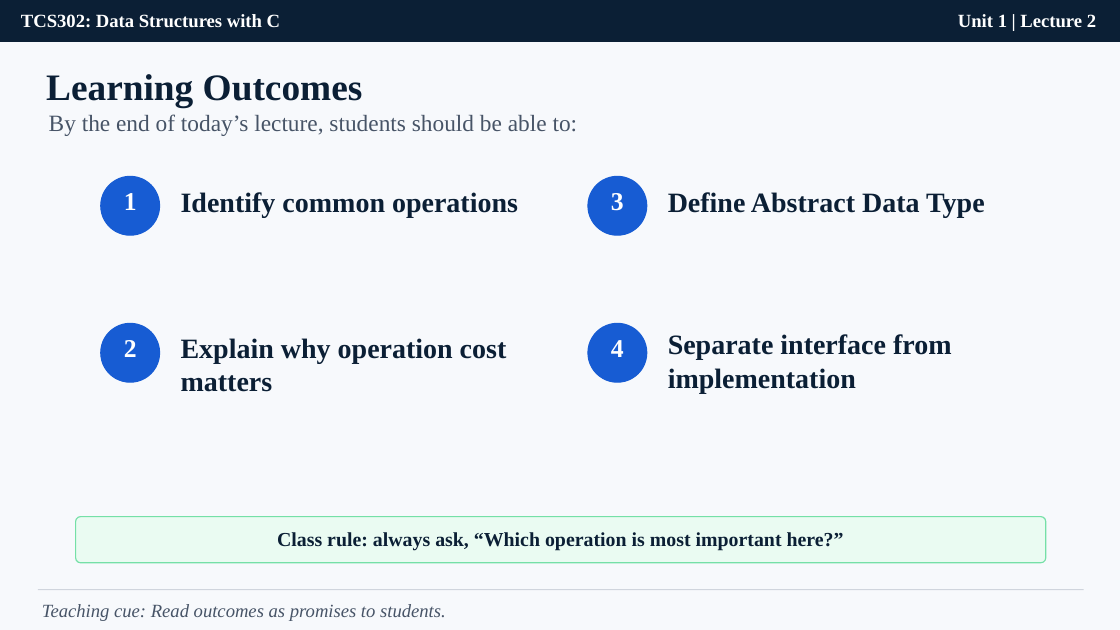
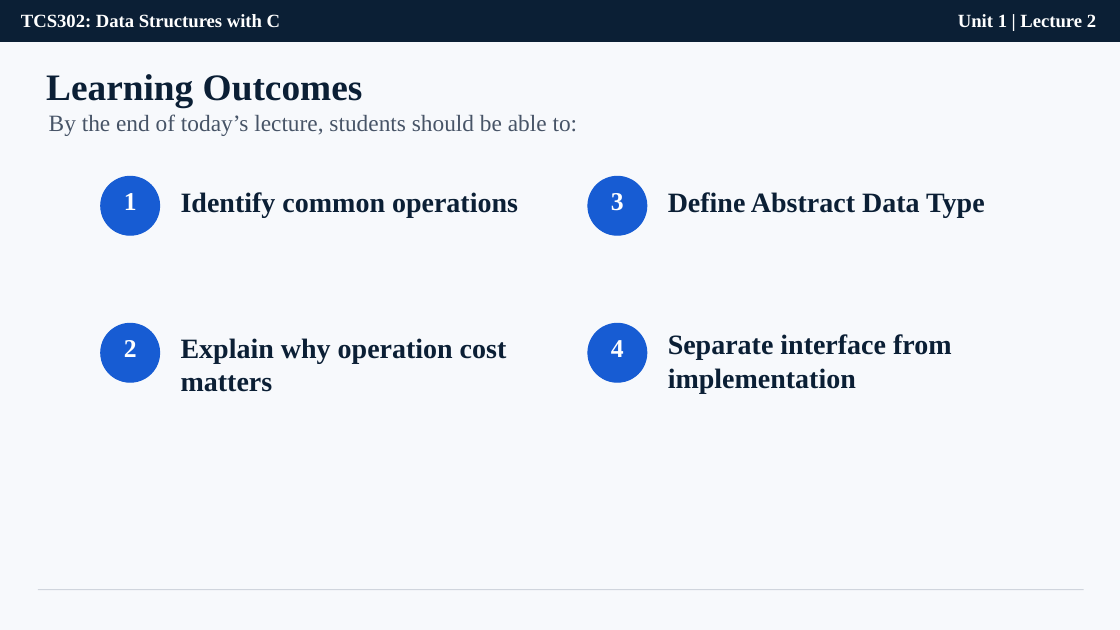
Before and after one commit to manojkaushik/manojkaushik.github.io, a slide deck: slide 3 of assets/TCS302/Unit-1/Lecture2_Data_Structure_Operations_ADT_Teaching_Style.pptx. Drawn at 1120x630 pixels with LibreOffice and Linux fonts; fonts in the diff are those of the drawing. Boxes give left, top, right and bottom in pixels: in the first picture for what was removed or moved away, otherwise in the second. Text is boxed around its words. In the diff, an @@ line names an element or a change of style, - is before the commit and + after.

```diff
--- a/assets/TCS302/Unit-1/Lecture2_Data_Structure_Operations_ADT_Teaching_Style.pptx
+++ b/assets/TCS302/Unit-1/Lecture2_Data_Structure_Operations_ADT_Teaching_Style.pptx
@@ rounded rectangle removed at (76,517,1046,563) @@
@@ text removed at (277,532,844,551) @@
-Class rule: always ask, “Which operation is most important here?”
@@ text removed at (42,604,446,621) @@
-Teaching cue: Read outcomes as promises to students.
```
Also in this commit, not shown: 13 other slides changed, 2 slides removed, 46 other files.
